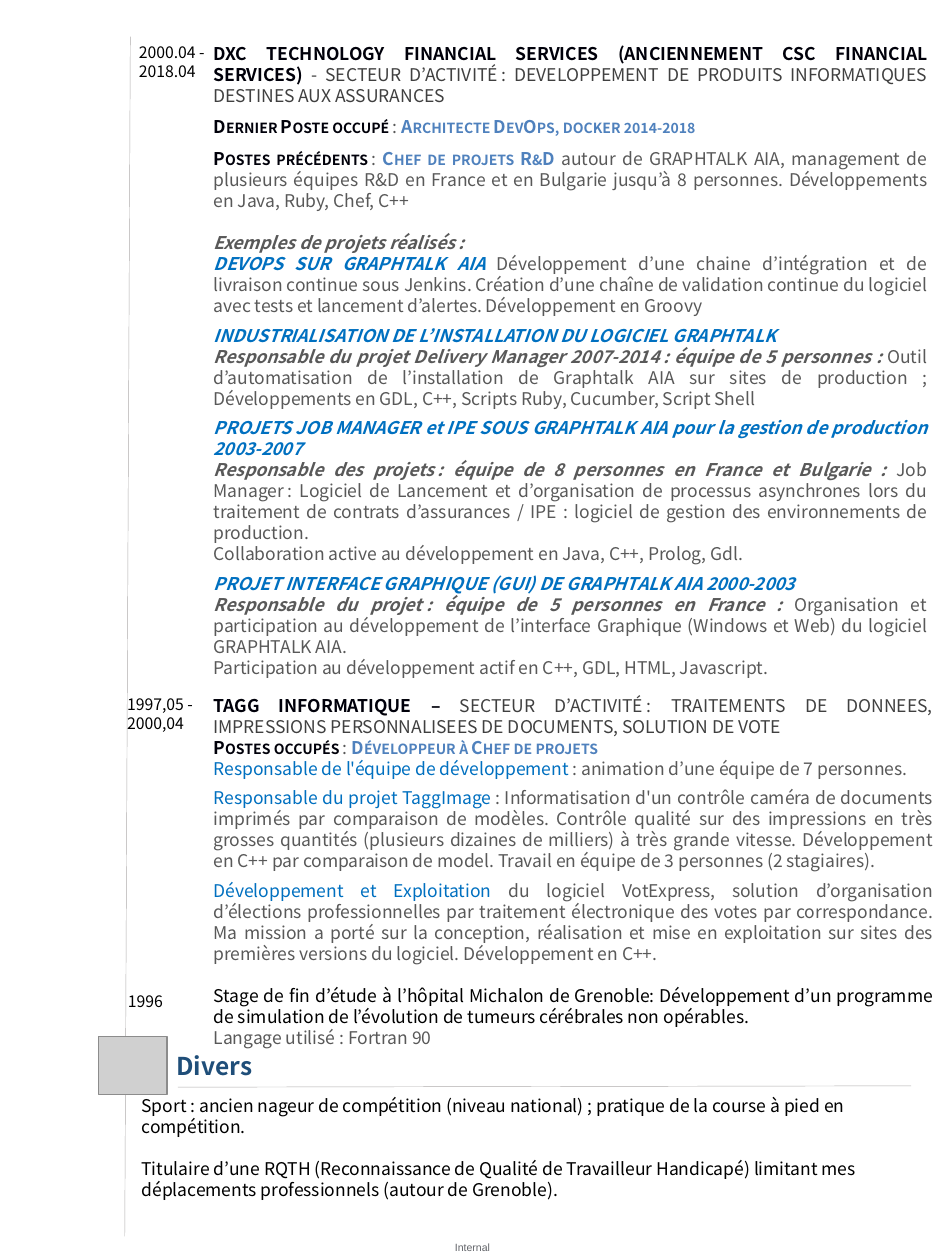
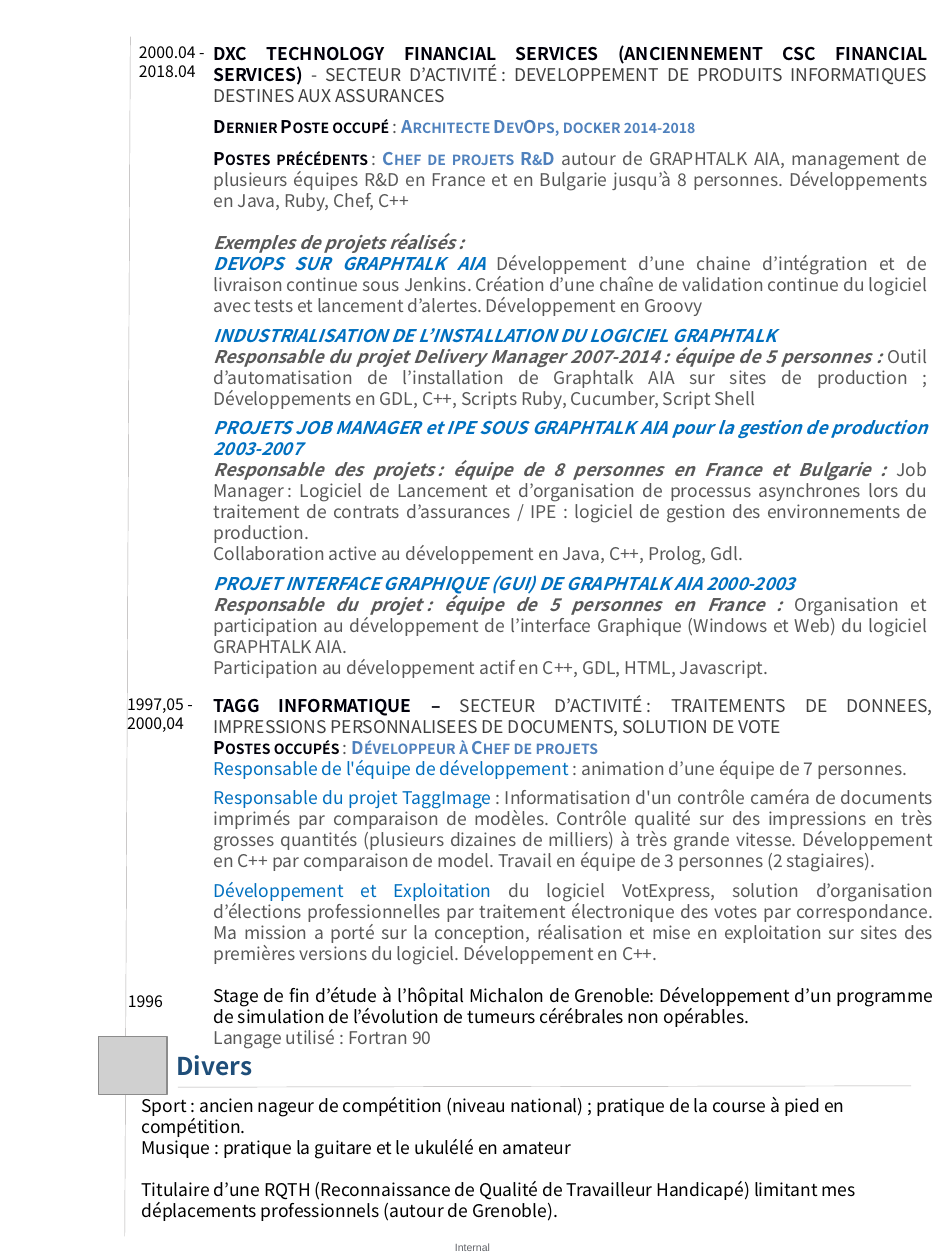
Before and after one commit to Solifred38/cv, a slide deck: slide 2 of CV_FFROMAGER.pptx. Drawn at 945x1260 pixels with LibreOffice and Linux fonts; fonts in the diff are those of the drawing; grey boxes stand for pictures. Boxes give left, top, right and bottom in pixels: in the first picture for what was removed or moved away, otherwise in the second. Text is boxed around its words. In the diff, an @@ line names an element or a change of style, - is before the commit and + after.

```diff
--- a/CV_FFROMAGER.pptx
+++ b/CV_FFROMAGER.pptx
@@ text at [142, 1139, 571, 1159]: paragraph added @@
+Musique : pratique la guitare et le ukulélé en amateur
```
Also in this commit, not shown: 1 other file.
